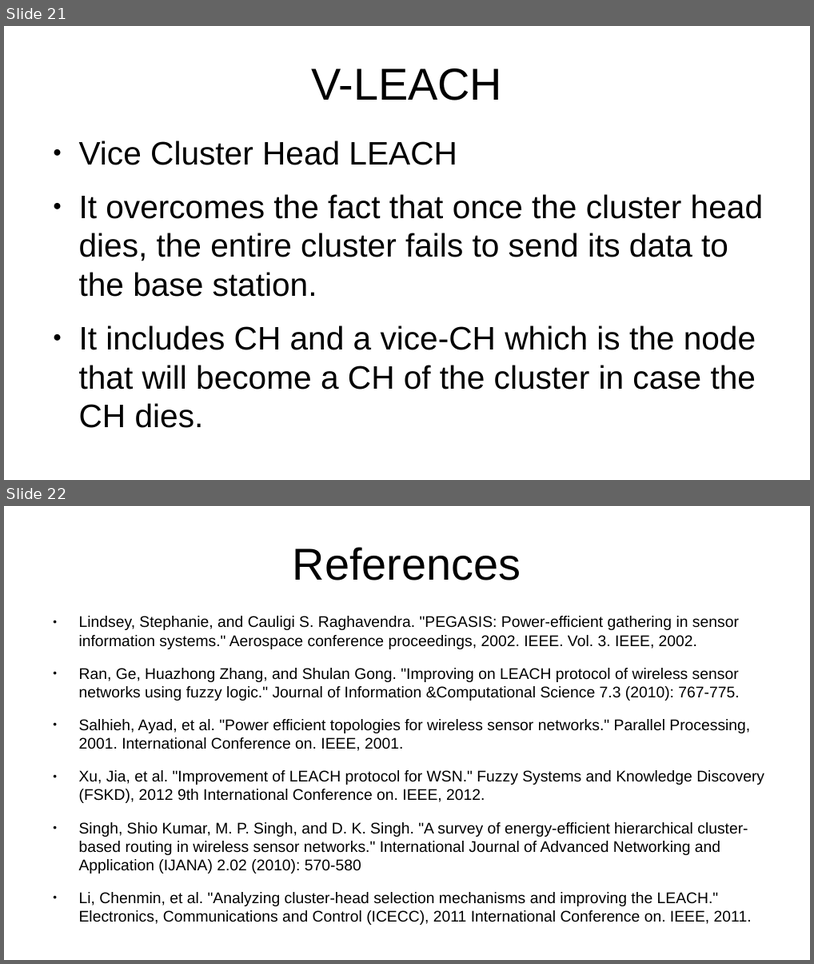
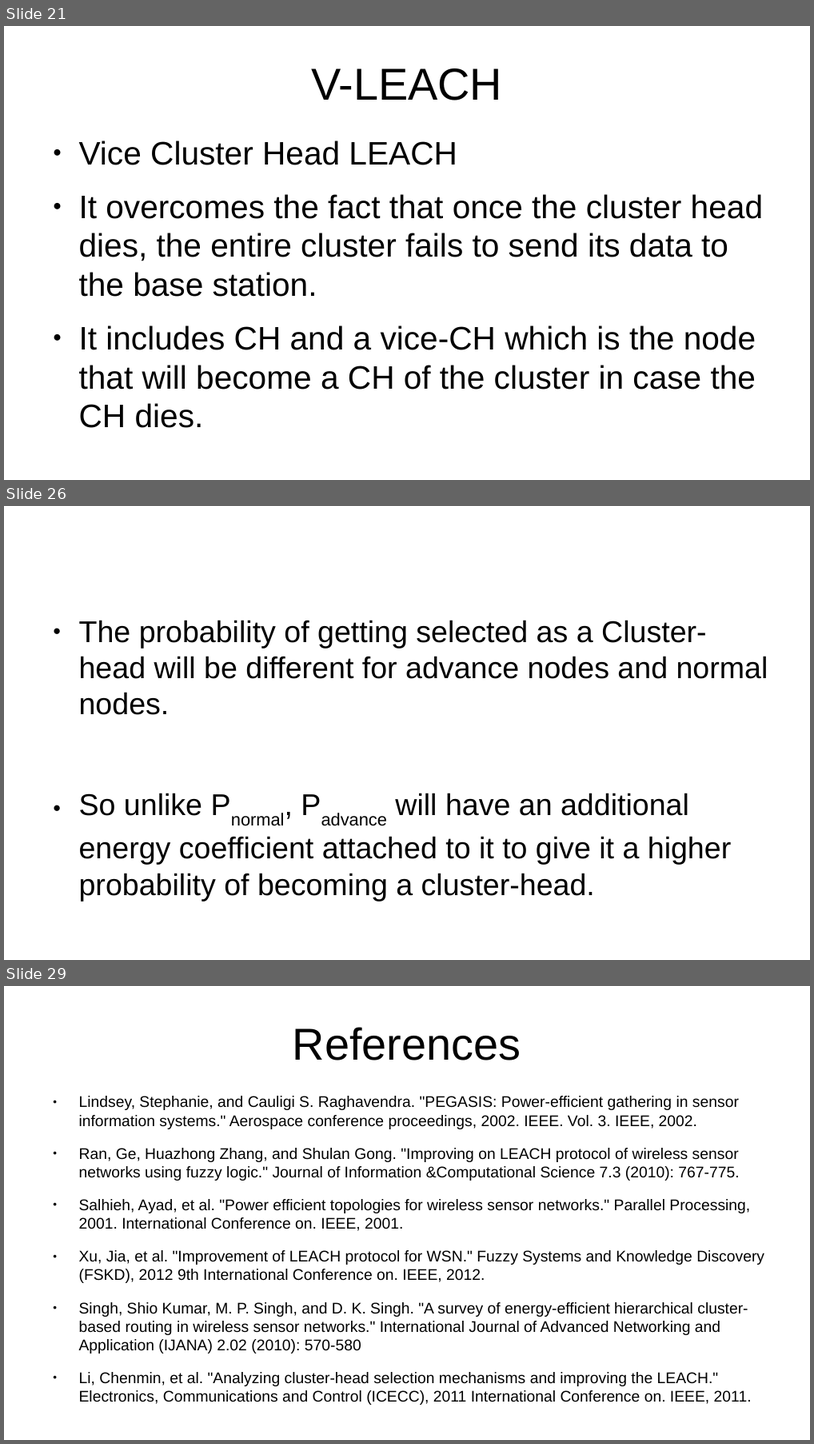
Before and after one commit to ChahatBansal8060/COL768_project, a slide deck: WSN_Presentation1.odp. Shown one above the other, each under a label of ours: slides 21 and 22 before the commit, slides 21, 26 and 29 after it; the slides between them are not shown. The pictures are 814x964 and 814x1444 pixels, drawn with LibreOffice and Linux fonts; fonts in the diff are those of the drawing. Boxes give left, top, right and bottom in pixels: in the first picture for what was removed or moved away, otherwise in the second. Text is boxed around its words. In the diff, an @@ line names an element or a change of style, - is before the commit and + after.

```diff
--- a/WSN_Presentation1.odp
+++ b/WSN_Presentation1.odp
@@ slide 26 added at bbox=[4, 506, 810, 960], background #FFFFFF @@
@@ text added at bbox=[79, 620, 769, 900], 29.6 pt, text #000000 @@
+● The probability of getting selected as a Cluster-head will be different for advance nodes and normal nodes.
+● So unlike Pnormal, Padvance will have an additional energy coefficient attached to it to give it a higher probability of becoming a cluster-head.
@@ what was slide 22 is now slide 29 @@
```
Also in this commit, not shown: 1 slide changed, 6 other slides added, 3 other files.
